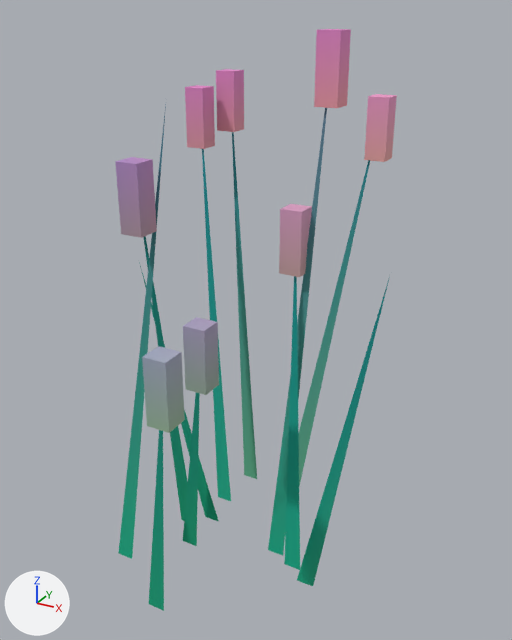
The glTF model assets/kit/reed_clump.glb: old version first, new version second.
Camera for both pictures: a camera (50 mm lens) standing at (1.101, -1.705, 1.747) and looking at (0.124, 0.071, 0.859). Every picture has the same lights, and +X, +Y and +Z are marked at lower left. The picture after the commit comes second. Vertices at exactly the same position are counted once.

The first picture shows 'reed_heads', 'reeds'.
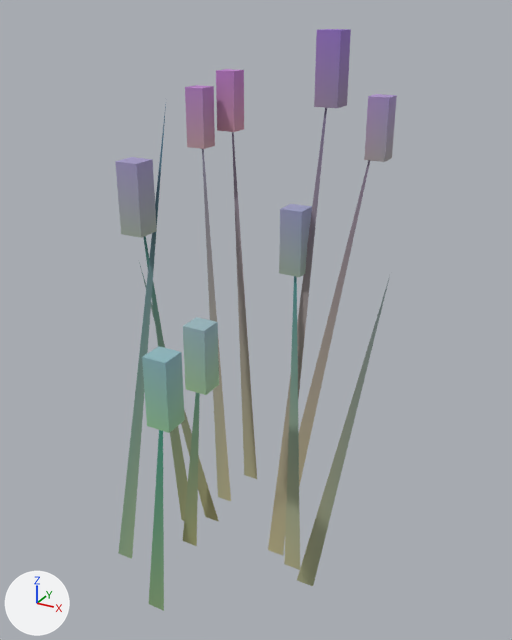
Where the change shows, as pixel boxes (x1, y1, x2, y2) in the pictures (512 x 640 px):
part 1 of me_reeds, recoloured: (202, 108, 370, 556) in both
part 2 of me_reeds, recoloured: (144, 236, 387, 586) in both
part 3 of me_reeds, recoloured (cyan to green): (149, 392, 200, 611) in both
part 4 of me_reeds, recoloured: (118, 201, 157, 559) in both
part 5 of me_reed_heads, recoloured: (115, 29, 397, 433) in both

Patch to the scene script:
```diff
--- a/assets/kit/reed_clump.glb.py
+++ b/assets/kit/reed_clump.glb.py
@@ me_reeds @@
 me_reeds.from_pydata(...)  # 33 vertices, 11 faces; spans x -0.29..0.57, y -0.42..0.56, z 0.0..1.65
 # used by ob_reeds; location = (0.0, 0.0, 0.0)
+# me_reeds part 1: 4 faces centred in x -0.16..0.24, y 0.1..0.44, z 0.48..0.55 are repainted in the vertex colours; the middle colour goes from cyan #19e6c4 to pale yellow #e5e5c4
+# me_reeds part 2: 4 faces centred in x -0.14..0.44, y -0.04..0.06, z 0.34..0.45 are repainted in the vertex colours; the middle colour goes from cyan #00e6c0 to green #dee8c0
+# me_reeds part 3: 2 faces centred in x -0.02..0.04, y -0.38..-0.11, z 0.3 are repainted in the vertex colours; the middle colour goes from cyan #00e7ba to green #bbedba
+# me_reeds part 4: 1 face centred in x -0.17, y -0.19, z 0.51 is repainted in the vertex colours; the middle colour goes from cyan #00ebc0 to green #b5e2c0
 me_reeds.materials.append(mat_m_habit)
@@ me_reed_heads @@
 me_reed_heads.from_pydata(...)  # 64 vertices, 96 faces; spans x -0.322..0.352, y -0.456..0.59, z 0.741..1.695
 # used by ob_reed_heads; location = (0.0, 0.0, 0.0)
+# me_reed_heads part 5: 96 faces centred in x -0.322..0.352, y -0.456..0.59, z 0.741..1.695 are repainted in the vertex colours, in many colours
 me_reed_heads.materials.append(mat_m_wax)
```
